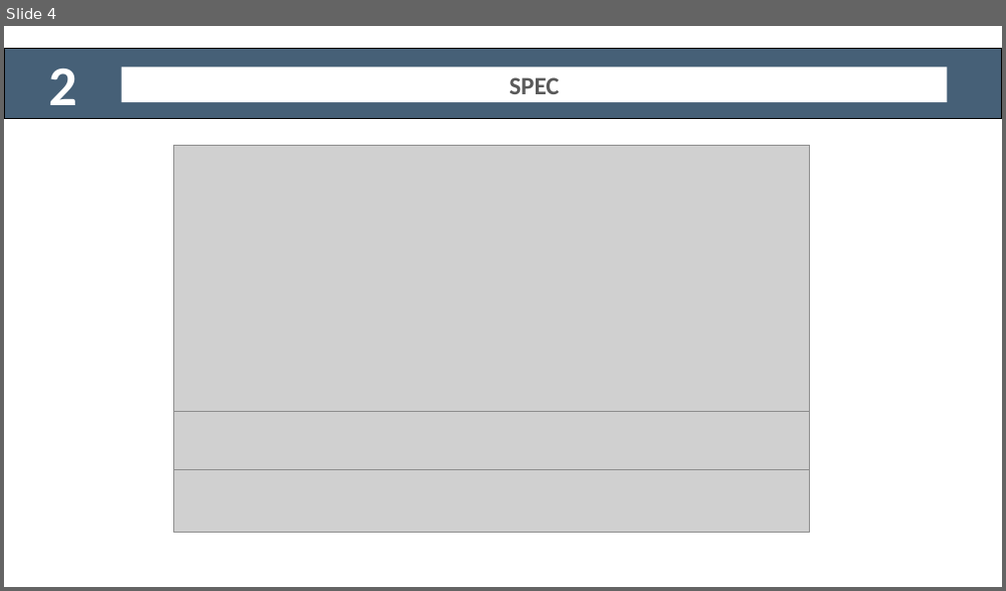
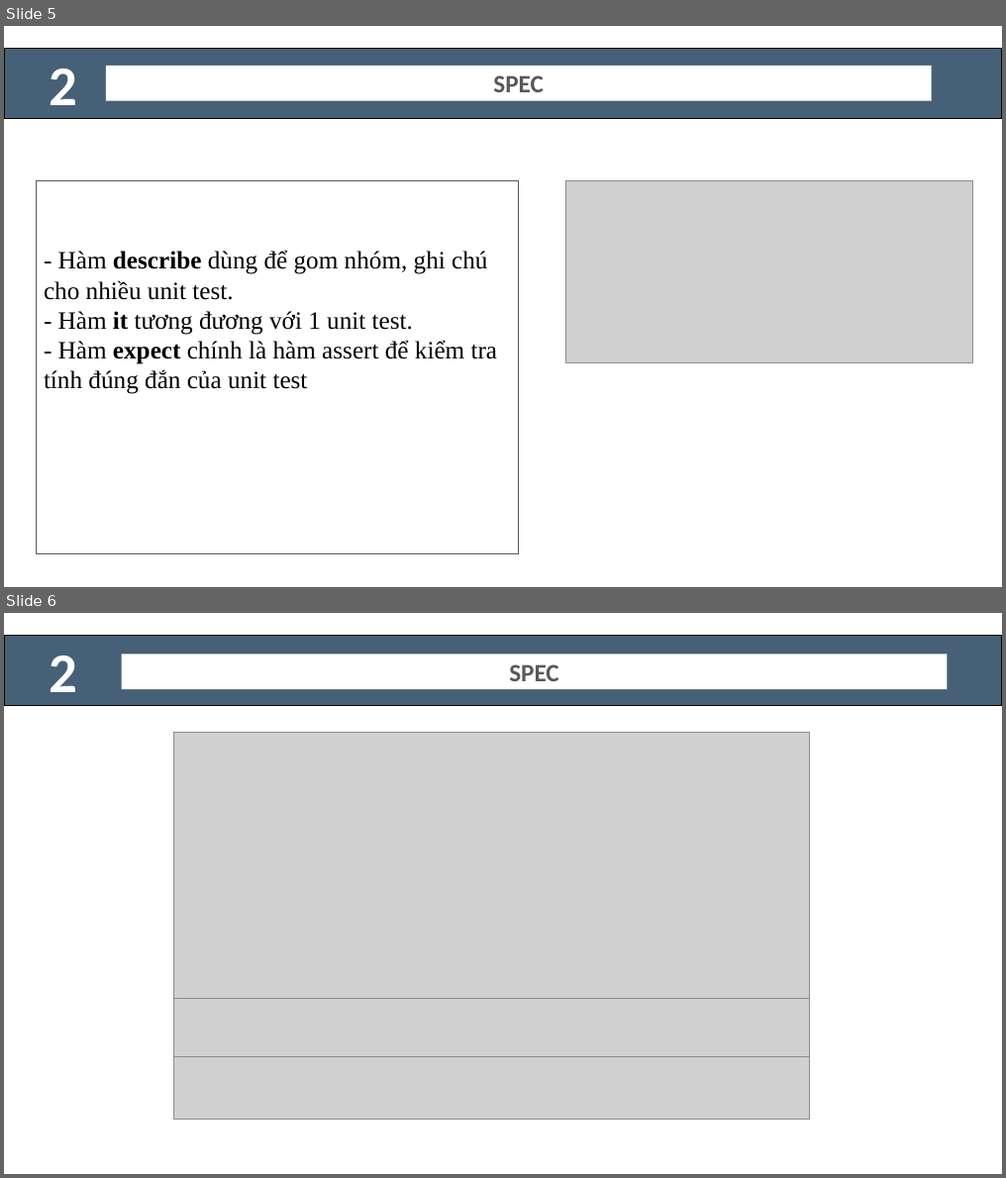
Before and after one commit to UDPT-2017/seminar-jasminejs-1412557-1412604, a slide deck: JasmineJS.pptx. Shown one above the other, each under a label of ours: slide 4 before the commit, slides 5 and 6 after it. The pictures are 1006x591 and 1006x1178 pixels, drawn with LibreOffice and Linux fonts; fonts in the diff are those of the drawing; grey boxes stand for pictures. Boxes give left, top, right and bottom in pixels: in the first picture for what was removed or moved away, otherwise in the second. Text is boxed around its words. In the diff, an @@ line names an element or a change of style, - is before the commit and + after.

```diff
--- a/JasmineJS.pptx
+++ b/JasmineJS.pptx
@@ slide 5 added at [4, 26, 1002, 587], background #FFFFFF @@
@@ rectangle added at [4, 49, 1002, 118], fill #466077, outline #000000 1 pt, 54 pt, text #FFFFFF, bold @@
+2
@@ rectangle added at [106, 66, 932, 101], fill #FFFFFF, 24 pt, text #595959, bold @@
+SPEC
@@ rectangle added at [37, 181, 519, 555], fill #FFFFFF, outline #595959 1 pt, 24 pt, text #000000 @@
+- Hàm describe dùng để gom nhóm, ghi chú cho nhiều unit test.
+- Hàm it tương đương với 1 unit test.
+- Hàm expect chính là hàm assert để kiểm tra tính đúng đắn của unit test
@@ picture added at [565, 181, 973, 363] @@
@@ what was slide 4 is now slide 6 @@
```
Also in this commit, not shown: 8 slides changed, 2 other slides added.
